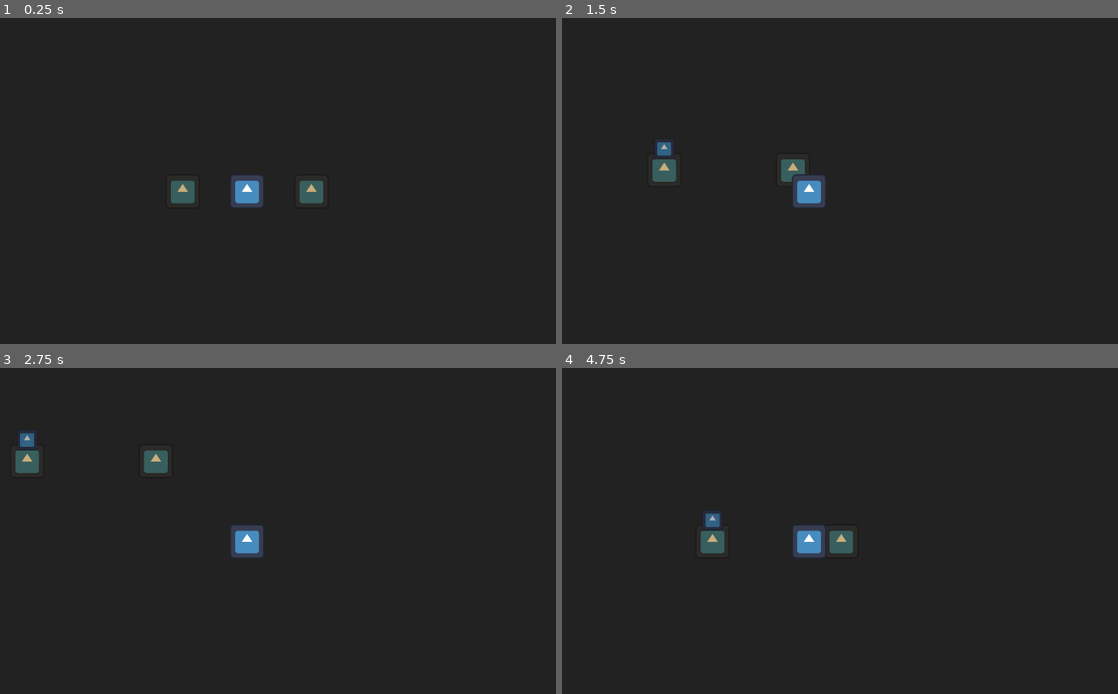
Above: before the commit, frames 1-4 (two rows, left to right).
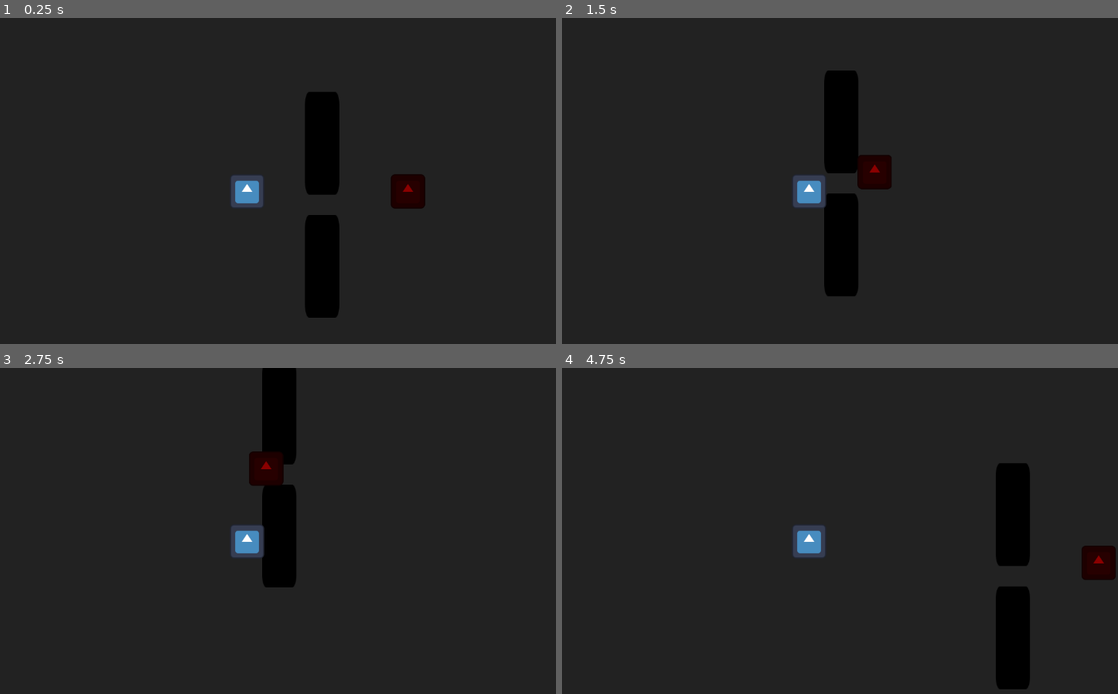
Above: after the commit, the same moments.

Repository: rualesana-046/Proyecto_videojuego_2D
Game: Godot game, scene res://scenes/levels/Level2.tscn
The game is run twice, just before and just after one commit, with the same random seed, the same clock (stepped at 60 frames per second) and the same inputs. Before the commit the project starts from res://scenes/levels/Level1.tscn. The engine's default icon, where the game draws it, is replaced by a stand-in: a white triangle on a blue panel in a dark square.
Inputs:
- Up to frame 1 (0.25 s): no input
- Up to frame 2 (1.5 s): tap Enter at 0.5 s; hold D (move_right) 0.53-1.28 s; hold E (interact) 0.53-1.28 s; hold S (move_down) from 1.28 s (still down); tap Q (toggle_notebook) at 1.35 s
- Up to frame 3 (2.75 s): release S (move_down) at 2.03 s; hold D (move_right) from 2.03 s (still down); hold E (interact) from 2.03 s (still down)
- Up to frame 4 (4.75 s): release D (move_right) at 2.78 s; release E (interact) at 2.78 s; hold W (move_up) 2.78-3.53 s; tap Q (toggle_notebook) at 2.85, 4.35 s; hold E (interact) 3.53-4.28 s; hold A (move_left) from 3.53 s (still down)

The runs differ from the first frame. In frame 1, 4.9% of the frame differs, in the area x 30-77%, y 22-92%; in frame 2, 5.1%; in frame 3, 4.8%; in frame 4, 5.1%, in the area x 24-100%, y 29-99%.

Commit message:
feat: implement chaser enemy and level 2 pursuit mechanics

Diff:
--- a/project.godot
+++ b/project.godot
@@ -15,7 +15,7 @@
 [application]
 
 config/name="El Protector de las Páginas en Blanco"
-run/main_scene="res://scenes/levels/Level1.tscn"
+run/main_scene="res://scenes/levels/Level2.tscn"
 config/features=PackedStringArray("4.7", "GL Compatibility")
 config/icon="res://icon.svg"
 
--- /dev/null
+++ b/scenes/entities/Chaser.gd
@@ -0,0 +1,44 @@
+class_name Chaser
+extends CharacterBody2D
+
+const SPEED: float = 120.0
+
+var target_player: Player = null
+
+@onready var detection_zone: Area2D = $DetectionZone
+@onready var hit_zone: Area2D = $HitZone
+
+
+func _ready() -> void:
+	detection_zone.body_entered.connect(_on_detection_zone_body_entered)
+	detection_zone.body_exited.connect(_on_detection_zone_body_exited)
+	hit_zone.body_entered.connect(_on_hit_zone_body_entered)
+
+
+func _physics_process(_delta: float) -> void:
+	if is_instance_valid(target_player):
+		var direction: Vector2 = global_position.direction_to(target_player.global_position)
+		velocity = direction * SPEED
+	else:
+		velocity = Vector2.ZERO
+
+	move_and_slide()
+
+
+func _on_detection_zone_body_entered(body: Node2D) -> void:
+	if body is Player:
+		target_player = body
+
+
+func _on_detection_zone_body_exited(body: Node2D) -> void:
+	if body == target_player:
+		target_player = null
+
+
+func _on_hit_zone_body_entered(body: Node2D) -> void:
+	if body is Player:
+		call_deferred("_reload_current_scene")
+
+
+func _reload_current_scene() -> void:
+	get_tree().reload_current_scene()
--- /dev/null
+++ b/scenes/entities/Chaser.tscn
@@ -0,0 +1,36 @@
+[gd_scene load_steps=6 format=3 uid="uid://g5m2n8p4r1x9w"]
+
+[ext_resource type="Script" path="res://scenes/entities/Chaser.gd" id="1_chaser_script"]
+[ext_resource type="Texture2D" path="res://icon.svg" id="2_chaser_icon"]
+
+[sub_resource type="RectangleShape2D" id="RectangleShape2D_body"]
+size = Vector2(56, 28)
+
+[sub_resource type="CircleShape2D" id="CircleShape2D_detection"]
+radius = 250.0
+
+[sub_resource type="RectangleShape2D" id="RectangleShape2D_hit"]
+size = Vector2(72, 72)
+
+[node name="Chaser" type="CharacterBody2D"]
+motion_mode = 1
+script = ExtResource("1_chaser_script")
+
+[node name="Sprite2D" type="Sprite2D" parent="."]
+modulate = Color(0.545098, 0, 0, 1)
+scale = Vector2(0.5, 0.5)
+texture = ExtResource("2_chaser_icon")
+
+[node name="CollisionShape2D" type="CollisionShape2D" parent="."]
+position = Vector2(0, 16)
+shape = SubResource("RectangleShape2D_body")
+
+[node name="DetectionZone" type="Area2D" parent="."]
+
+[node name="CollisionShape2D" type="CollisionShape2D" parent="DetectionZone"]
+shape = SubResource("CircleShape2D_detection")
+
+[node name="HitZone" type="Area2D" parent="."]
+
+[node name="CollisionShape2D" type="CollisionShape2D" parent="HitZone"]
+shape = SubResource("RectangleShape2D_hit")
--- /dev/null
+++ b/scenes/levels/Level2.tscn
@@ -0,0 +1,44 @@
+[gd_scene load_steps=5 format=3 uid="uid://h8p3q6r2x9m4w"]
+
+[ext_resource type="PackedScene" uid="uid://b8m3x7p2laq1w" path="res://scenes/entities/Player.tscn" id="1_player_scene"]
+[ext_resource type="PackedScene" uid="uid://g5m2n8p4r1x9w" path="res://scenes/entities/Chaser.tscn" id="2_chaser_scene"]
+[ext_resource type="Texture2D" path="res://icon.svg" id="3_wall_icon"]
+
+[sub_resource type="RectangleShape2D" id="RectangleShape2D_wall"]
+size = Vector2(64, 192)
+
+[node name="Level2" type="Node2D"]
+
+[node name="Background" type="ColorRect" parent="."]
+offset_left = -1000.0
+offset_top = -1000.0
+offset_right = 1000.0
+offset_bottom = 1000.0
+color = Color(0.133333, 0.133333, 0.133333, 1)
+
+[node name="Wall1" type="StaticBody2D" parent="."]
+position = Vector2(140, -90)
+
+[node name="Sprite2D" type="Sprite2D" parent="Wall1"]
+modulate = Color(0, 0, 0, 1)
+scale = Vector2(0.5, 1.5)
+texture = ExtResource("3_wall_icon")
+
+[node name="CollisionShape2D" type="CollisionShape2D" parent="Wall1"]
+shape = SubResource("RectangleShape2D_wall")
+
+[node name="Wall2" type="StaticBody2D" parent="."]
+position = Vector2(140, 140)
+
+[node name="Sprite2D" type="Sprite2D" parent="Wall2"]
+modulate = Color(0, 0, 0, 1)
+scale = Vector2(0.5, 1.5)
+texture = ExtResource("3_wall_icon")
+
+[node name="CollisionShape2D" type="CollisionShape2D" parent="Wall2"]
+shape = SubResource("RectangleShape2D_wall")
+
+[node name="Player" parent="." instance=ExtResource("1_player_scene")]
+
+[node name="Chaser" parent="." instance=ExtResource("2_chaser_scene")]
+position = Vector2(300, 0)
